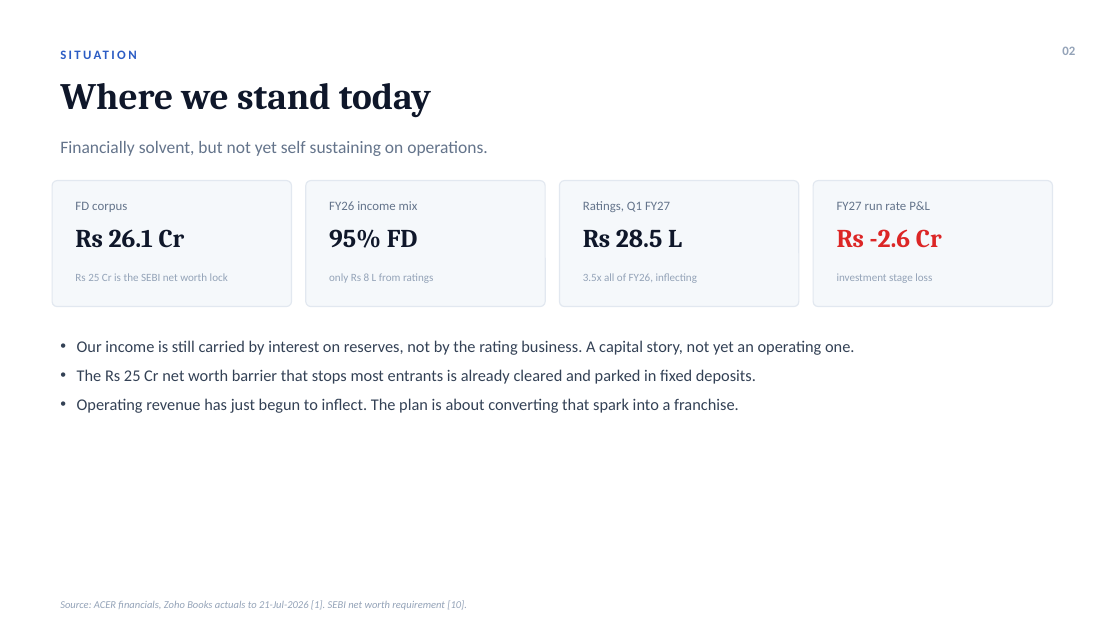
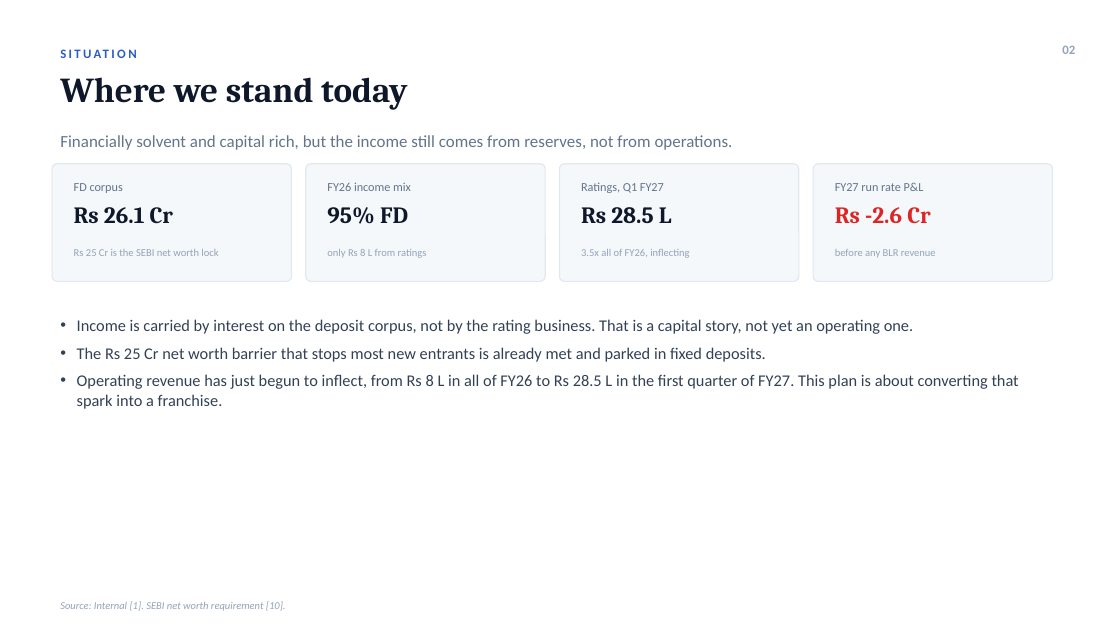
Before and after one commit to acer-developer/AOP, a slide deck: slide 2 of board/AOP_board_presentation.pptx. Drawn at 1120x630 pixels with LibreOffice and Linux fonts; fonts in the diff are those of the drawing. Boxes give left, top, right and bottom in pixels: in the first picture for what was removed or moved away, otherwise in the second. Text is boxed around its words. In the diff, an @@ line names an element or a change of style, - is before the commit and + after.

```diff
--- a/board/AOP_board_presentation.pptx
+++ b/board/AOP_board_presentation.pptx
@@ text "Where we stand today" at box(60, 77, 407, 110): size 32 to 30 pt @@
@@ text at box(60, 135, 733, 150): text changed; size 15 to 14.5 pt @@
-Financially solvent, but not yet self sustaining on operations.
+Financially solvent and capital rich, but the income still comes from reserves, not from operations.
@@ rounded rectangle: place and size @@
-rounded rectangle at box(52, 181, 292, 307)
+rounded rectangle at box(52, 164, 292, 281)
@@ text "FD corpus": place and size @@
-text "FD corpus" at box(75, 202, 127, 212)
+text "FD corpus" at box(74, 183, 123, 193)
@@ rounded rectangle: place and size @@
-rounded rectangle at box(306, 181, 545, 307)
+rounded rectangle at box(306, 164, 545, 281)
@@ text "FY26 income mix": place and size @@
-text "FY26 income mix" at box(329, 201, 418, 210)
+text "FY26 income mix" at box(327, 182, 411, 191)
@@ rounded rectangle: place and size @@
-rounded rectangle at box(560, 181, 799, 307)
+rounded rectangle at box(560, 164, 799, 281)
@@ text "Ratings, Q1 FY27": place and size @@
-text "Ratings, Q1 FY27" at box(583, 201, 670, 212)
+text "Ratings, Q1 FY27" at box(581, 182, 664, 193)
@@ proportions changed in 4 elements at box(52, 164, 292, 281), box(306, 164, 545, 281), box(560, 164, 799, 281), box(813, 164, 1053, 281) @@
@@ rounded rectangle: place and size @@
-rounded rectangle at box(813, 181, 1053, 307)
+rounded rectangle at box(813, 164, 1053, 281)
@@ text "FY27 run rate P&L": place and size @@
-text "FY27 run rate P&L" at box(837, 201, 930, 210)
+text "FY27 run rate P&L" at box(835, 182, 924, 191)
@@ size 11 to 10.5 pt in 4 elements at box(74, 183, 123, 193), box(327, 182, 411, 191), box(581, 182, 664, 193), box(835, 182, 924, 191) @@
@@ text "Rs 26.1 Cr": place and size @@
-text "Rs 26.1 Cr" at box(75, 229, 185, 248)
+text "Rs 26.1 Cr" at box(74, 207, 173, 224)
@@ text "95% FD": place and size @@
-text "95% FD" at box(329, 229, 418, 248)
+text "95% FD" at box(327, 207, 408, 224)
@@ text "Rs 28.5 L": place and size @@
-text "Rs 28.5 L" at box(583, 229, 682, 248)
+text "Rs 28.5 L" at box(581, 207, 672, 223)
@@ size 22 to 20 pt in 4 elements at box(74, 207, 173, 224), box(327, 207, 408, 224), box(581, 207, 672, 223), box(835, 207, 930, 224) @@
@@ text "Rs -2.6 Cr": place and size @@
-text "Rs -2.6 Cr" at box(837, 229, 942, 248)
+text "Rs -2.6 Cr" at box(835, 207, 930, 224)
@@ text "Rs 25 Cr is the ...": place and size @@
-text "Rs 25 Cr is the ..." at box(75, 273, 228, 281)
+text "Rs 25 Cr is the ..." at box(74, 249, 218, 256)
@@ text "only Rs 8 L from ...": place and size @@
-text "only Rs 8 L from ..." at box(329, 273, 433, 283)
+text "only Rs 8 L from ..." at box(327, 249, 427, 258)
@@ size 9.5 to 9 pt in 3 elements at box(74, 249, 218, 256), box(327, 249, 427, 258), box(581, 249, 689, 258) @@
@@ text "3.5x all of FY26, inflecting": place and size @@
-text "3.5x all of FY26, inflecting" at box(583, 273, 697, 283)
+text "3.5x all of FY26, inflecting" at box(581, 249, 689, 258)
@@ text at box(835, 249, 936, 258): text changed; size 9.5 to 9 pt @@
-investment stage loss
+before any BLR revenue
@@ text at box(77, 319, 1019, 409): text changed @@
-• Our income is still carried by interest on reserves, not by the rating business. A capital story, not yet an operating one.
-• The Rs 25 Cr net worth barrier that stops most entrants is already cleared and parked in fixed deposits.
-• Operating revenue has just begun to inflect. The plan is about converting that spark into a franchise.
+• Income is carried by interest on the deposit corpus, not by the rating business. That is a capital story, not yet an operating one.
+• The Rs 25 Cr net worth barrier that stops most new entrants is already met and parked in fixed deposits.
+• Operating revenue has just begun to inflect, from Rs 8 L in all of FY26 to Rs 28.5 L in the first quarter of FY27. This plan is about converting that spark into a franchise.
@@ text at box(60, 601, 286, 611): text changed @@
-Source: ACER financials, Zoho Books actuals to 21-Jul-2026 [1]. SEBI net worth requirement [10].
+Source: Internal [1]. SEBI net worth requirement [10].
```
Also in this commit, not shown: 8 other slides changed, 2 slides added, 1 slide removed, 1 other file.
